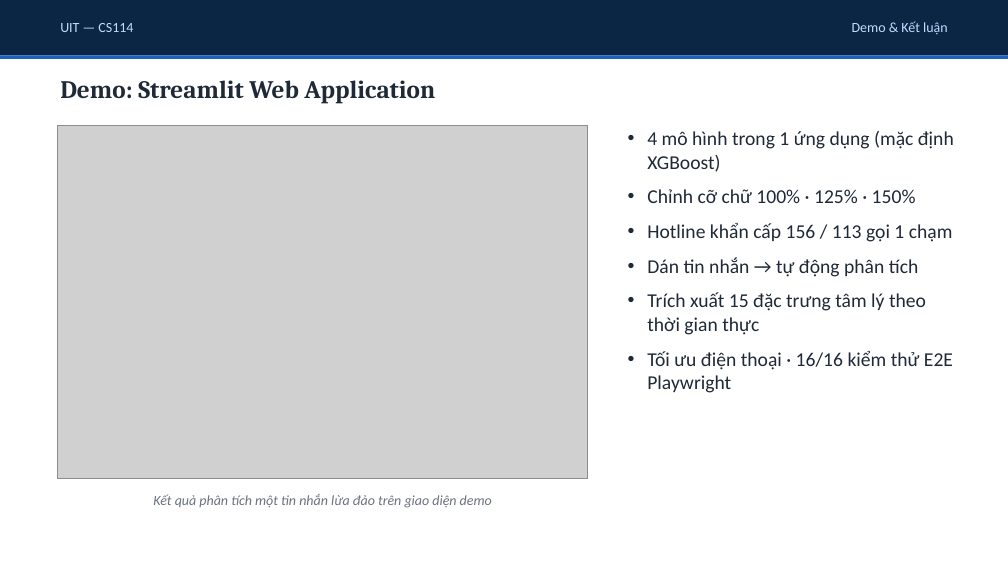
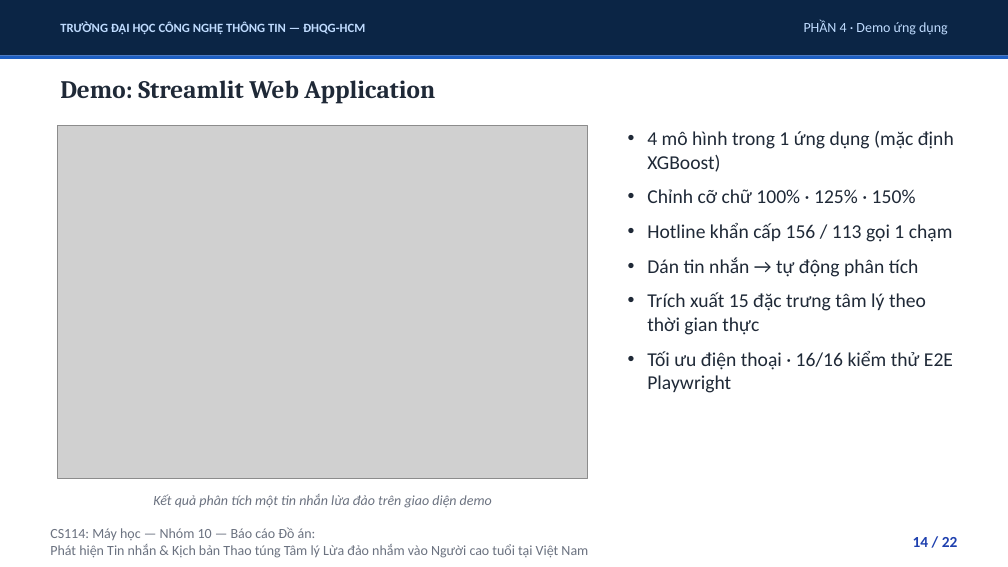
Before and after one commit to uit-25730067-chithanh/CS114-Team10-Elderly-Scam-Detection, a slide deck: slide 14 of draft/scam-detection/reports/slides/phase09_presentation.pptx (slide 13 before the commit). Drawn at 1008x567 pixels with LibreOffice and Linux fonts; fonts in the diff are those of the drawing; grey boxes stand for pictures. Boxes give left, top, right and bottom in pixels: in the first picture for what was removed or moved away, otherwise in the second. Text is boxed around its words. In the diff, an @@ line names an element or a change of style, - is before the commit and + after.

```diff
--- a/draft/scam-detection/reports/slides/phase09_presentation.pptx
+++ b/draft/scam-detection/reports/slides/phase09_presentation.pptx
@@ text at [60, 21, 365, 34]: text changed; size 10 to 9 pt; bold on @@
-UIT — CS114
+TRƯỜNG ĐẠI HỌC CÔNG NGHỆ THÔNG TIN — ĐHQG-HCM
@@ text at [804, 20, 948, 35]: text changed @@
-Demo & Kết luận
+PHẦN 4 · Demo ứng dụng
@@ text added at [50, 527, 588, 558], 10 pt, text #6B7280 @@
+CS114: Máy học — Nhóm 10 — Báo cáo Đồ án:
+Phát hiện Tin nhắn & Kịch bản Thao túng Tâm lý Lừa đảo nhắm vào Người cao tuổi tại Việt Nam
@@ text added at [913, 537, 958, 547], 11 pt, text #1E40AF, bold @@
+14 / 22
```
Also in this commit, not shown: 17 other slides changed, 4 slides added, 2 slides removed, 2 other files.
